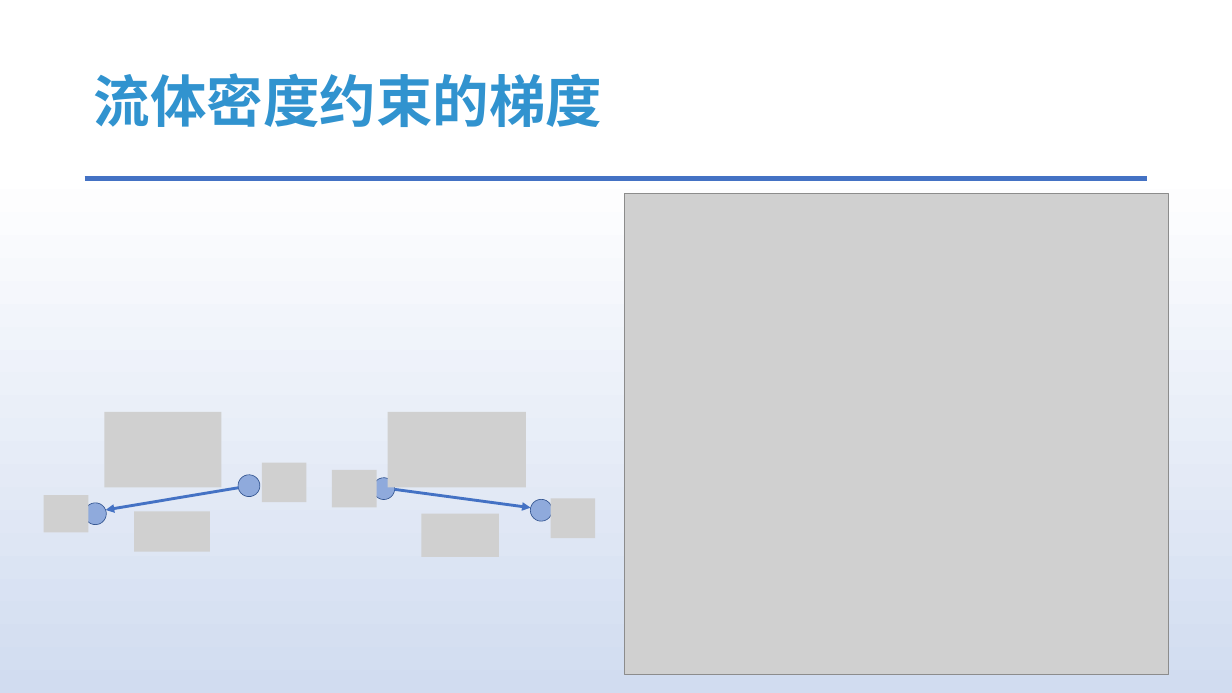
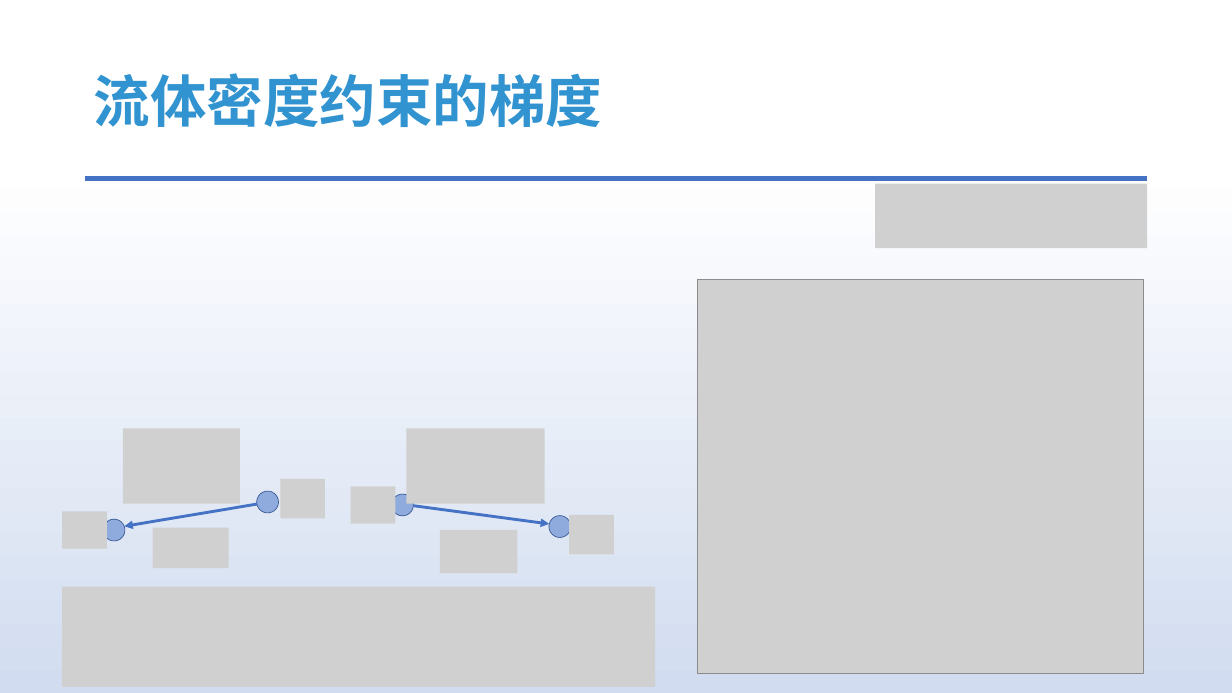
Before and after one commit to answerear/UnityFluid, a slide deck: slide 30 of doc/正式版/基于物理的交互式流体模拟介绍.pptx. Drawn at 1232x693 pixels with LibreOffice and Linux fonts; fonts in the diff are those of the drawing; grey boxes stand for pictures. Boxes give left, top, right and bottom in pixels: in the first picture for what was removed or moved away, otherwise in the second. Text is boxed around its words. In the diff, an @@ line names an element or a change of style, - is before the commit and + after.

```diff
--- a/doc/正式版/基于物理的交互式流体模拟介绍.pptx
+++ b/doc/正式版/基于物理的交互式流体模拟介绍.pptx
@@ picture added at [875, 184, 1147, 249] @@
@@ picture: place and size @@
-picture at [625, 193, 1169, 675]
+picture at [698, 279, 1143, 674]
@@ 8 pictures, 4 ellipses, 2 arrows: place and size @@
-8 pictures, 4 ellipses, 2 arrows at [43, 412, 595, 557]
+8 pictures, 4 ellipses, 2 arrows at [62, 429, 614, 573]
@@ picture added at [62, 587, 655, 687] @@
```
Also in this commit, not shown: 13 other slides changed.
